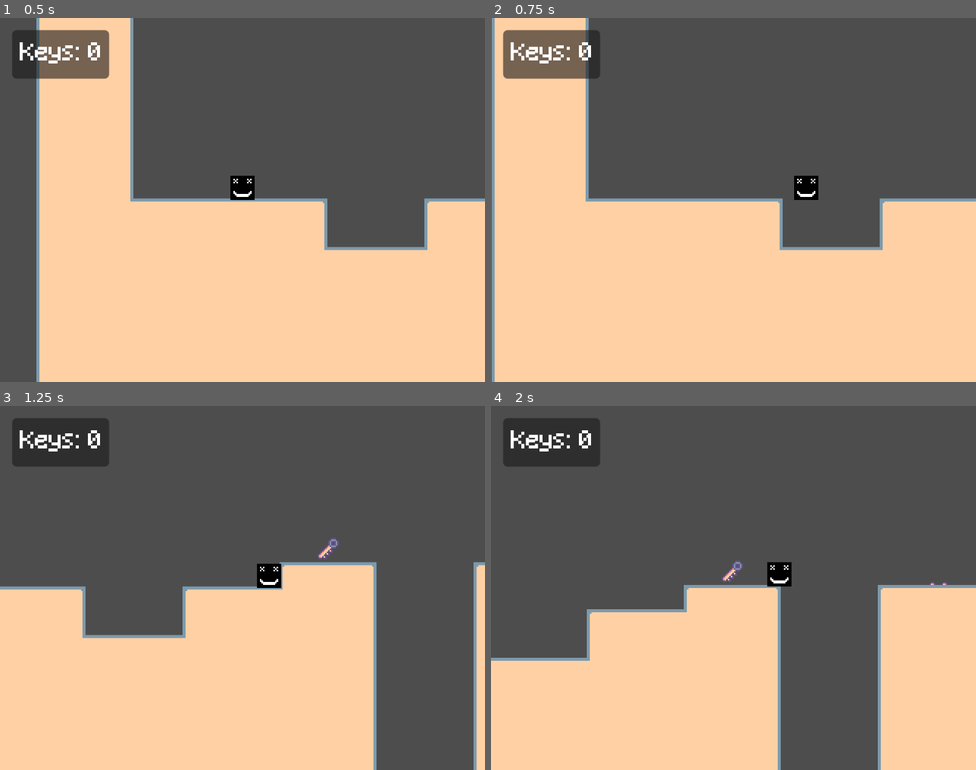
Above: before the commit, frames 1-4 (two rows, left to right).
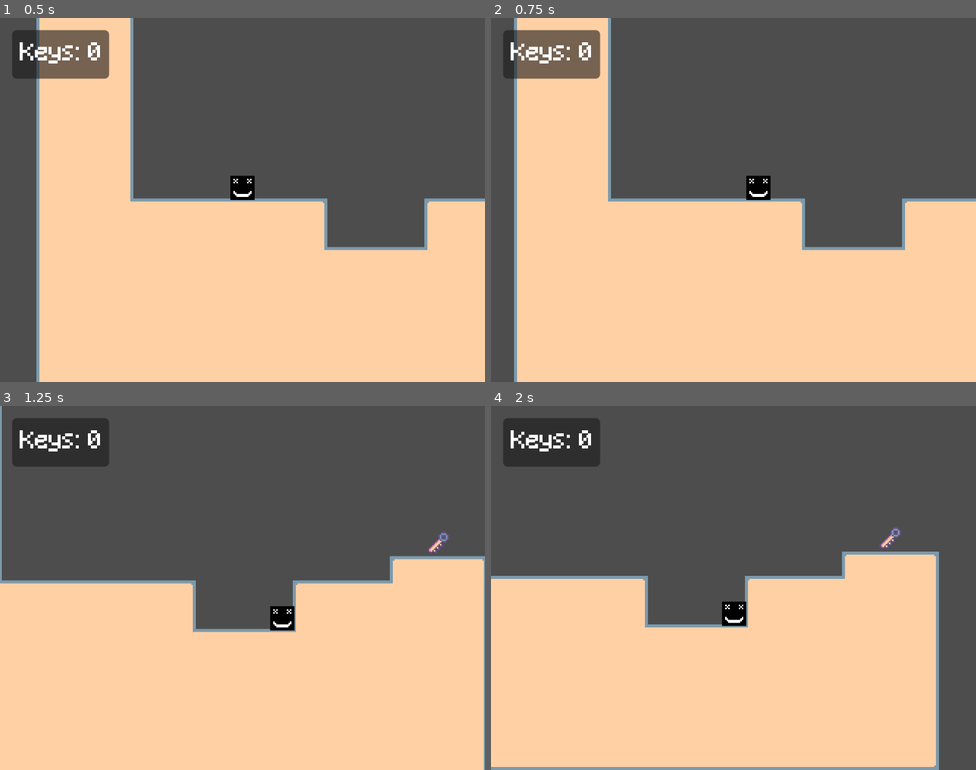
Above: after the commit, the same moments.

Repository: AashaStudios/DoodlyGameJam1
Game: Godot game, scene res://scenes/game.tscn
The game is run twice, just before and just after one commit, with the same random seed, the same clock (stepped at 60 frames per second) and the same inputs.
Inputs:
- Up to frame 1 (0.5 s): no input
- Up to frame 2 (0.75 s): hold Right (right) from 0.53 s (still down); tap Shift (dash) at 0.6 s
- Up to frame 3 (1.25 s): keep holding Right (right); tap Space (jump) at 0.77 s
- Up to frame 4 (2 s): keep holding Right (right); tap Shift (dash) at 1.35 s; tap Space (jump) at 1.52 s

Frame 1 is identical in both runs. In frame 2, 10% of the frame differs, in the area x 0-86%, y 0-100%; in frame 3, 21%; in frame 4, 26%, in the area x 0-100%, y 33-100%.

Commit message:
Removed Dash & Moving Spikes

Diff:
--- a/scenes/game.tscn
+++ b/scenes/game.tscn
@@ -6,7 +6,6 @@
 [ext_resource type="PackedScene" uid="uid://d3fi4vh40j617" path="res://scenes/platform.tscn" id="3_lnu2h"]
 [ext_resource type="PackedScene" uid="uid://ttiffgabn35f" path="res://scenes/killzone.tscn" id="4_lbhrr"]
 [ext_resource type="PackedScene" uid="uid://ckx5wyhsbrtbn" path="res://scenes/spike.tscn" id="5_iywne"]
-[ext_resource type="PackedScene" uid="uid://be6o1b58keqjc" path="res://scenes/moving_spike.tscn" id="6_p57ef"]
 [ext_resource type="PackedScene" uid="uid://42otgsm0wb1" path="res://scenes/key.tscn" id="7_u5sy4"]
 [ext_resource type="PackedScene" uid="uid://cwlllvffi8pyp" path="res://scenes/gate.tscn" id="8_gee14"]
 [ext_resource type="PackedScene" uid="uid://dvp6228m821h1" path="res://scenes/level_transition.tscn" id="10_vtaks"]
@@ -159,11 +158,6 @@
 [node name="Spike20" parent="Spikes" unique_id=1937642605 instance=ExtResource("5_iywne")]
 position = Vector2(568, 136)
 
-[node name="MovingSpikes" type="Node" parent="." unique_id=1581331019]
-
-[node name="MovingSpike" parent="MovingSpikes" unique_id=1293692750 instance=ExtResource("6_p57ef")]
-position = Vector2(360, 96)
-
 [node name="Keys" type="Node" parent="." unique_id=1991724943]
 
 [node name="Key" parent="Keys" unique_id=1097968565 instance=ExtResource("7_u5sy4")]
--- a/scenes/moving_spike.tscn
+++ /dev/null
@@ -1,86 +0,0 @@
-[gd_scene format=3 uid="uid://be6o1b58keqjc"]
-
-[ext_resource type="Texture2D" uid="uid://b8xifbexnbhvk" path="res://assets/moving_spike.png" id="1_mhaxr"]
-[ext_resource type="PackedScene" uid="uid://ttiffgabn35f" path="res://scenes/killzone.tscn" id="2_c5k1x"]
-
-[sub_resource type="Animation" id="Animation_mhaxr"]
-length = 0.001
-tracks/0/type = "value"
-tracks/0/imported = false
-tracks/0/enabled = true
-tracks/0/path = NodePath("Sprite2D:position")
-tracks/0/interp = 1
-tracks/0/loop_wrap = true
-tracks/0/keys = {
-"times": PackedFloat32Array(0),
-"transitions": PackedFloat32Array(1),
-"update": 0,
-"values": [Vector2(0, -16)]
-}
-tracks/1/type = "value"
-tracks/1/imported = false
-tracks/1/enabled = true
-tracks/1/path = NodePath("Killzone/CollisionShape2D:disabled")
-tracks/1/interp = 1
-tracks/1/loop_wrap = true
-tracks/1/keys = {
-"times": PackedFloat32Array(0),
-"transitions": PackedFloat32Array(1),
-"update": 1,
-"values": [false]
-}
-
-[sub_resource type="Animation" id="Animation_et3gi"]
-resource_name = "move"
-length = 1.15
-loop_mode = 2
-tracks/0/type = "value"
-tracks/0/imported = false
-tracks/0/enabled = true
-tracks/0/path = NodePath("Sprite2D:position")
-tracks/0/interp = 1
-tracks/0/loop_wrap = true
-tracks/0/keys = {
-"times": PackedFloat32Array(0.5, 0.65),
-"transitions": PackedFloat32Array(1, 1),
-"update": 0,
-"values": [Vector2(0, 14), Vector2(0, -16)]
-}
-tracks/1/type = "value"
-tracks/1/imported = false
-tracks/1/enabled = true
-tracks/1/path = NodePath("Killzone/CollisionShape2D:disabled")
-tracks/1/interp = 1
-tracks/1/loop_wrap = true
-tracks/1/keys = {
-"times": PackedFloat32Array(0.5, 0.65),
-"transitions": PackedFloat32Array(1, 1),
-"update": 1,
-"values": [true, false]
-}
-
-[sub_resource type="AnimationLibrary" id="AnimationLibrary_k4w0c"]
-_data = {
-&"RESET": SubResource("Animation_mhaxr"),
-&"move": SubResource("Animation_et3gi")
-}
-
-[sub_resource type="CapsuleShape2D" id="CapsuleShape2D_5bnsx"]
-radius = 7.0
-
-[node name="MovingSpike" type="Node2D" unique_id=1293692750]
-z_index = -1
-
-[node name="Sprite2D" type="Sprite2D" parent="." unique_id=889286940]
-position = Vector2(0, -16)
-texture = ExtResource("1_mhaxr")
-
-[node name="AnimationPlayer" type="AnimationPlayer" parent="." unique_id=2355761]
-libraries/ = SubResource("AnimationLibrary_k4w0c")
-autoplay = &"move"
-
-[node name="Killzone" parent="." unique_id=247628752 instance=ExtResource("2_c5k1x")]
-
-[node name="CollisionShape2D" type="CollisionShape2D" parent="Killzone" unique_id=370741746]
-position = Vector2(0, -15)
-shape = SubResource("CapsuleShape2D_5bnsx")
--- a/scenes/player.gd
+++ b/scenes/player.gd
@@ -5,25 +5,17 @@
 const ACCELERATION: int = 10
 const FRICTION: int = 15
 const JUMP_VELOCITY: int = -300
-const DASH_VELOCITY: int = 500
 
 var coyote_time_activated: bool = false
 
 @onready var sprite: Sprite2D = $Sprite2D
 @onready var jump_buffer_timer: Timer = $Timer/JumpBufferTimer
 @onready var coyote_timer: Timer = $Timer/CoyoteTimer
-@onready var dash_timer: Timer = $Timer/DashTimer
-@onready var dash_cooldown_timer: Timer = $Timer/DashCooldownTimer
 
 
 func _physics_process(delta: float) -> void:
     if not is_on_floor():
         velocity += get_gravity() * delta
-
-    dash()
-
-    if not dash_timer.is_stopped():
-        return
 
     var direction := Input.get_axis("left", "right")
 
@@ -37,21 +29,6 @@
 func run(delta: float, direction: float) -> void:
     var body_weight: float = delta * (ACCELERATION if direction else FRICTION)
     velocity.x = lerp(velocity.x, direction * SPEED, body_weight)
-
-
-func dash() -> void:
-    if Input.is_action_just_pressed("dash") and dash_cooldown_timer.is_stopped():
-        dash_timer.start()
-        dash_cooldown_timer.start()
-
-    if not dash_timer.is_stopped():
-        velocity.y = 0
-        if sprite.flip_h == false:
-            velocity.x = DASH_VELOCITY
-        else:
-            velocity.x = -DASH_VELOCITY
-
-        move_and_slide()
 
 
 func jump() -> void:
